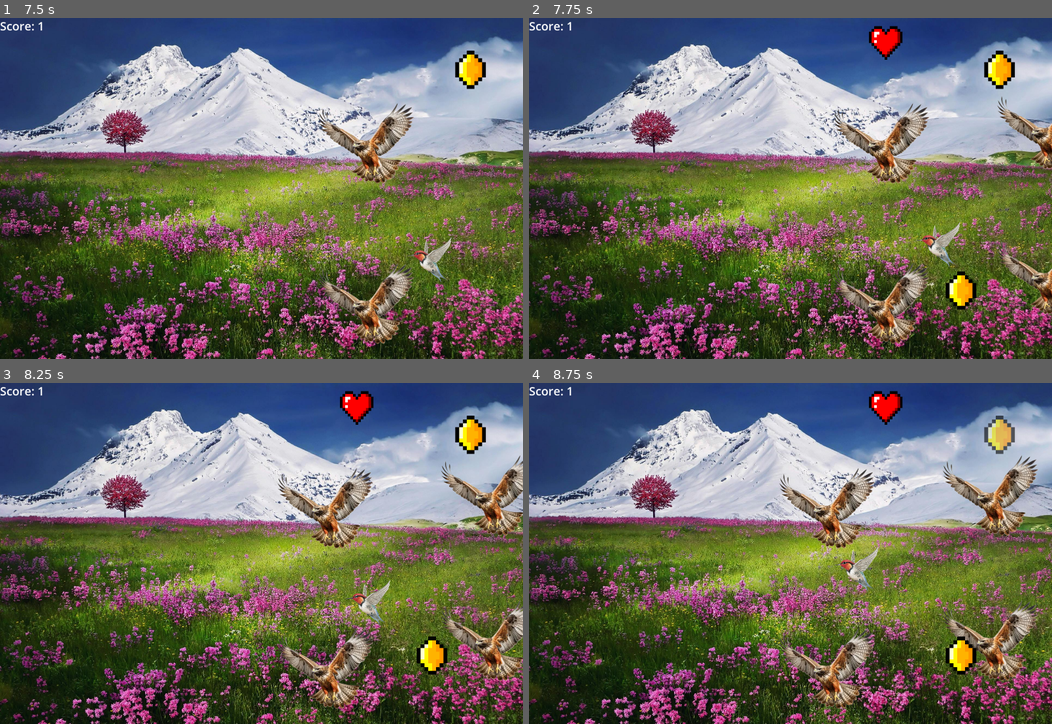
Above: before the commit, frames 1-4 (two rows, left to right).
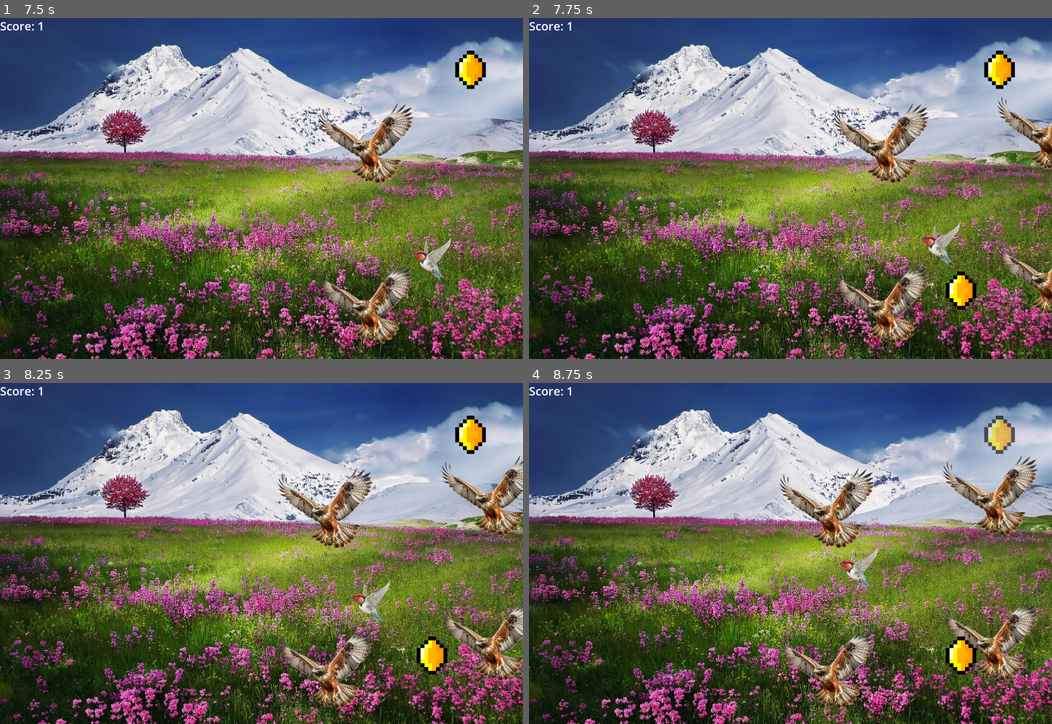
Above: after the commit, the same moments.

Repository: tarikdemiroren/FlappyHawk
Game: Godot game, scene res://scenes/interface/main_screen.tscn
Same seed, same stepped clock (60 frames per second), same inputs: the game is played once before the commit and once after it. Sound files missing from this copy of the repository are replaced by a short silence.
Inputs:
- Up to frame 1 (7.5 s): click "Start Game" at 0.5 s; click "Start Game" at 1.25 s; tap Enter (ui_accept) at 2, 2.27, 3.02, 4.52, 5.27, 6.02 s; hold Right (ui_right) 2.03-3.53 s; hold Left (ui_left) 3.53-4.28 s; hold Right (ui_right) 4.28-5.78 s; hold Left (ui_left) 5.78-6.53 s; hold Right (ui_right) 6.53-7.28 s; hold Left (ui_left) from 7.28 s (still down)
- Up to frame 2 (7.75 s): keep holding Left (ui_left); tap Enter (ui_accept) at 7.52 s
- Up to frame 3 (8.25 s): keep holding Left (ui_left)
- Up to frame 4 (8.75 s): keep holding Left (ui_left); tap Enter (ui_accept) at 8.27 s

Frame 1 is identical in both runs. In frame 2, 0.4% of the frame differs, in the area x 65-72%, y 2-13%; in frame 3, 0.4%; in frame 4, 0.4%.

Commit message:
Bug fix where hearts would not disappear

Diff:
--- a/scenes/player/bird.tscn
+++ b/scenes/player/bird.tscn
@@ -11,6 +11,7 @@
 
 [node name="Bird" type="CharacterBody2D"]
 script = ExtResource("1_6jn6j")
+health = 30
 
 [node name="Birb" type="Sprite2D" parent="."]
 scale = Vector2(0.362152, 0.3465)
--- a/scripts/interface/game_world.gd
+++ b/scripts/interface/game_world.gd
@@ -60,6 +60,9 @@
 	for coin in get_tree().get_nodes_in_group("coins"):
 		coin.queue_free()
 
+	for health_item in get_tree().get_nodes_in_group("health_items"):
+		health_item.queue_free()
+
 	# Fade the screen
 	fadeScreen.show()
 	await fadeScreen.start_fade_in()
